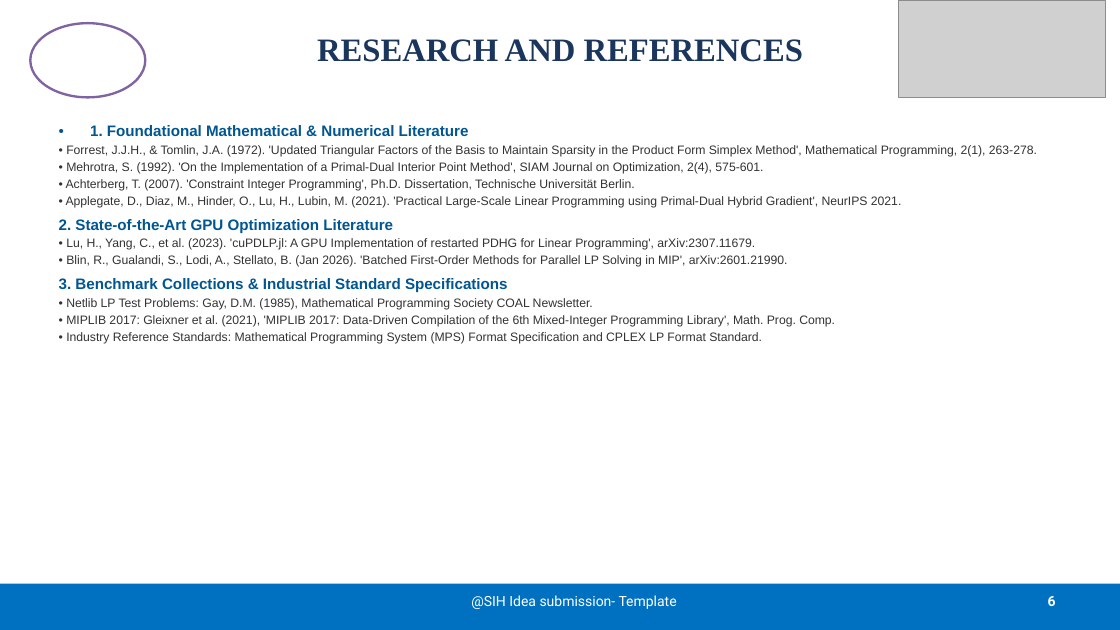
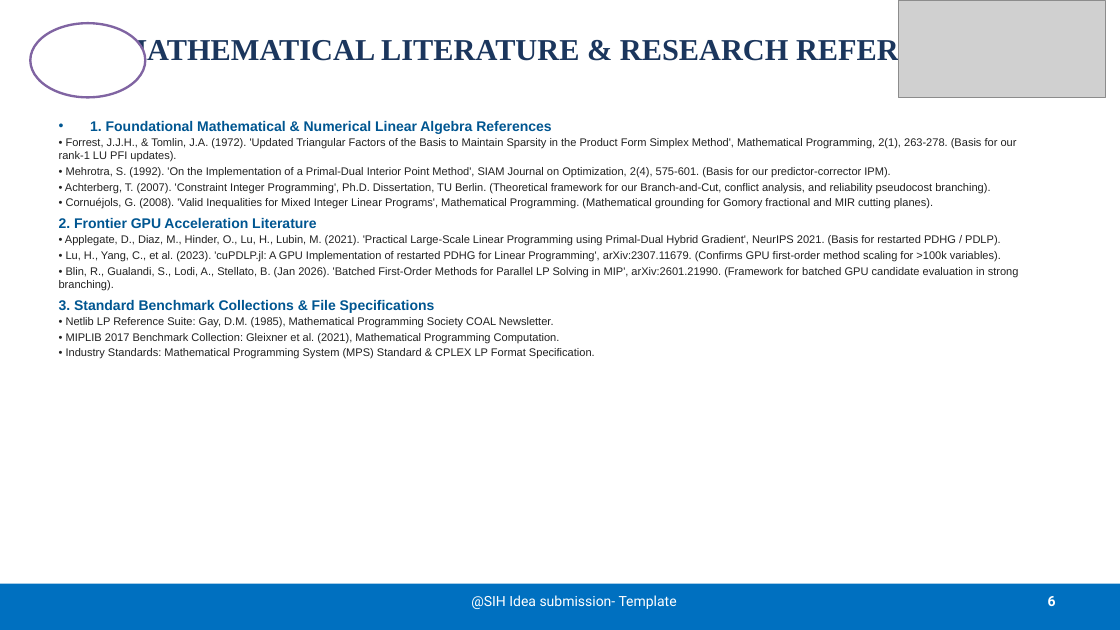
Before and after one commit to AryanMotiani/sovereign-solver, a slide deck: slide 6 of SIH2026-IDEA-Presentation-Format.pptx. Drawn at 1120x630 pixels with LibreOffice and Linux fonts; fonts in the diff are those of the drawing; grey boxes stand for pictures. Boxes give left, top, right and bottom in pixels: in the first picture for what was removed or moved away, otherwise in the second. Text is boxed around its words. In the diff, an @@ line names an element or a change of style, - is before the commit and + after.

Commit message:
docs(presentation): add core mathematical formulas, algorithms, and competitive differentiation to SIH PPTX

```diff
--- a/SIH2026-IDEA-Presentation-Format.pptx
+++ b/SIH2026-IDEA-Presentation-Format.pptx
@@ title at <box>119,36,1000,66</box>: text changed; size 28 to 26 pt @@
-RESEARCH AND REFERENCES
+MATHEMATICAL LITERATURE & RESEARCH REFERENCES
@@ text at <box>59,121,1019,359</box>: text changed; size 10.5 to 9.5 pt; text colour #333333 to #222222 @@
-• 1. Foundational Mathematical & Numerical Literature
-• Forrest, J.J.H., & Tomlin, J.A. (1972). 'Updated Triangular Factors of the Basis to Maintain Sparsity in the Product Form Simplex Method', Mathematical Programming, 2(1), 263-278.
-• Mehrotra, S. (1992). 'On the Implementation of a Primal-Dual Interior Point Method', SIAM Journal on Optimization, 2(4), 575-601.
-• Achterberg, T. (2007). 'Constraint Integer Programming', Ph.D. Dissertation, Technische Universität Berlin.
-• Applegate, D., Diaz, M., Hinder, O., Lu, H., Lubin, M. (2021). 'Practical Large-Scale Linear Programming using Primal-Dual Hybrid Gradient', NeurIPS 2021.
-2. State-of-the-Art GPU Optimization Literature
-• Lu, H., Yang, C., et al. (2023). 'cuPDLP.jl: A GPU Implementation of restarted PDHG for Linear Programming', arXiv:2307.11679.
-• Blin, R., Gualandi, S., Lodi, A., Stellato, B. (Jan 2026). 'Batched First-Order Methods for Parallel LP Solving in MIP', arXiv:2601.21990.
-3. Benchmark Collections & Industrial Standard Specifications
-• Netlib LP Test Problems: Gay, D.M. (1985), Mathematical Programming Society COAL Newsletter.
-• MIPLIB 2017: Gleixner et al. (2021), 'MIPLIB 2017: Data-Driven Compilation of the 6th Mixed-Integer Programming Library', Math. Prog. Comp.
-• Industry Reference Standards: Mathematical Programming System (MPS) Format Specification and CPLEX LP Format Standard.
+• 1. Foundational Mathematical & Numerical Linear Algebra References
+• Forrest, J.J.H., & Tomlin, J.A. (1972). 'Updated Triangular Factors of the Basis to Maintain Sparsity in the Product Form Simplex Method', Mathematical Programming, 2(1), 263-278. (Basis for our rank-1 LU PFI updates).
+• Mehrotra, S. (1992). 'On the Implementation of a Primal-Dual Interior Point Method', SIAM Journal on Optimization, 2(4), 575-601. (Basis for our predictor-corrector IPM).
+• Achterberg, T. (2007). 'Constraint Integer Programming', Ph.D. Dissertation, TU Berlin. (Theoretical framework for our Branch-and-Cut, conflict analysis, and reliability pseudocost branching).
+• Cornuéjols, G. (2008). 'Valid Inequalities for Mixed Integer Linear Programs', Mathematical Programming. (Mathematical grounding for Gomory fractional and MIR cutting planes).
+2. Frontier GPU Acceleration Literature
+• Applegate, D., Diaz, M., Hinder, O., Lu, H., Lubin, M. (2021). 'Practical Large-Scale Linear Programming using Primal-Dual Hybrid Gradient', NeurIPS 2021. (Basis for restarted PDHG / PDLP).
+• Lu, H., Yang, C., et al. (2023). 'cuPDLP.jl: A GPU Implementation of restarted PDHG for Linear Programming', arXiv:2307.11679. (Confirms GPU first-order method scaling for >100k variables).
+• Blin, R., Gualandi, S., Lodi, A., Stellato, B. (Jan 2026). 'Batched First-Order Methods for Parallel LP Solving in MIP', arXiv:2601.21990. (Framework for batched GPU candidate evaluation in strong branching).
+3. Standard Benchmark Collections & File Specifications
+• Netlib LP Reference Suite: Gay, D.M. (1985), Mathematical Programming Society COAL Newsletter.
+• MIPLIB 2017 Benchmark Collection: Gleixner et al. (2021), Mathematical Programming Computation.
+• Industry Standards: Mathematical Programming System (MPS) Standard & CPLEX LP Format Specification.
```
Also in this commit, not shown: 5 other slides changed.
